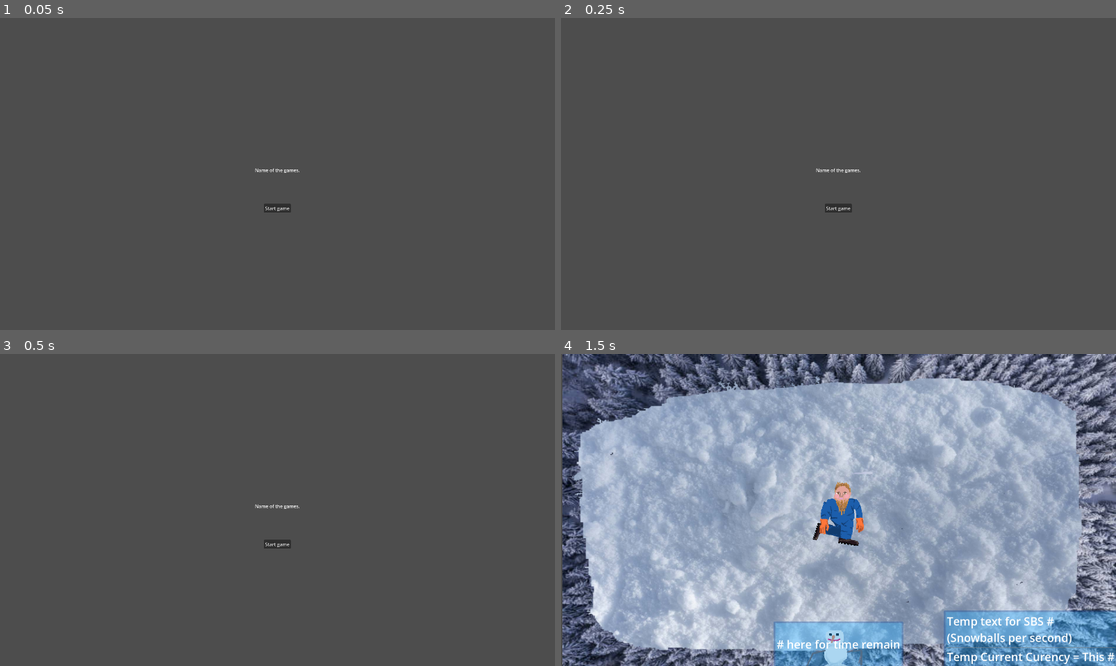
Above: before the commit, frames 1-4 (two rows, left to right).
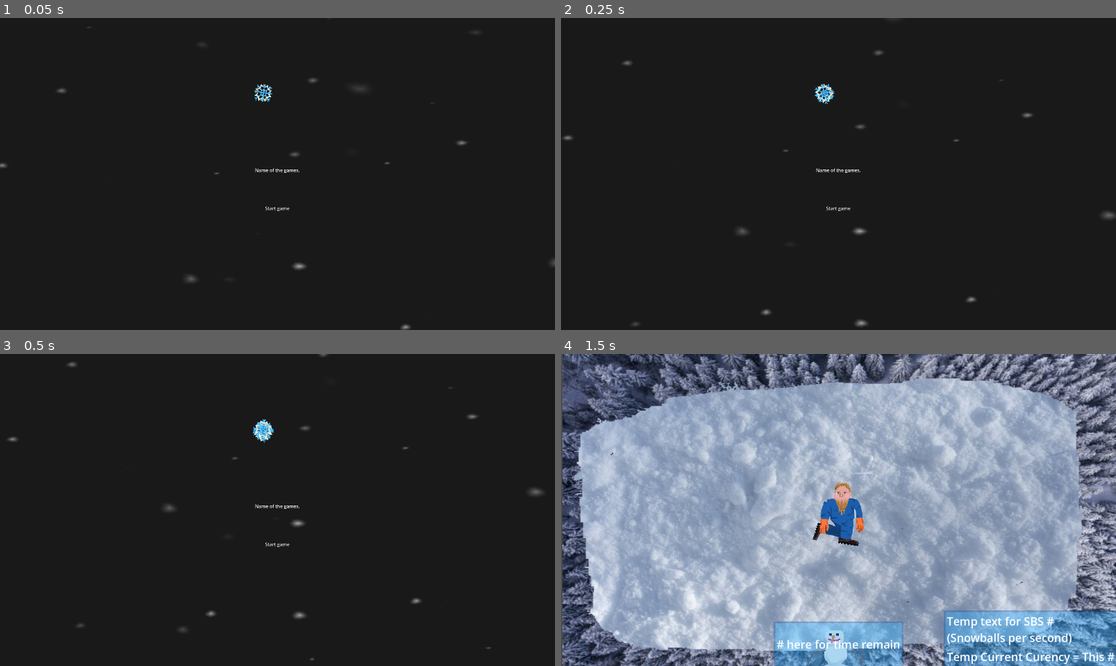
Above: after the commit, the same moments.

Repository: Parker-Vetter/snow-man-brawl
Game: Godot game, scene res://SceneManager/SceneManager.tscn
Same seed, same stepped clock (60 frames per second), same inputs: the game is played once before the commit and once after it.
Inputs:
- Up to frame 1 (0.05 s): no input
- Up to frame 2 (0.25 s): no input
- Up to frame 3 (0.5 s): no input
- Up to frame 4 (1.5 s): click "Start game" at 0.5 s; click "Fight" at 1.25 s

The runs differ from the first frame. In frame 1, 100% of the frame differs, in the area x 0-100%, y 0-100%; in frame 2, 100%; in frame 3, 100%; in frame 4, nothing differs.

Commit message:
2Dspawner spawns snowflakes

Diff:
--- a/MainMenu/MainMenu.tscn
+++ b/MainMenu/MainMenu.tscn
@@ -2,12 +2,22 @@
 
 [ext_resource type="Script" uid="uid://dtn2y2pep0n5q" path="res://MainMenu/main_menu.gd" id="1_otibh"]
 [ext_resource type="Shader" uid="uid://u4wuh4c7otrq" path="res://MainMenu/snowshader.gdshader" id="2_cruaa"]
+[ext_resource type="Texture2D" uid="uid://dgksxh1ugpsgr" path="res://MainGame/Assets/snowflake.png" id="3_b76km"]
 
-[sub_resource type="ShaderMaterial" id="ShaderMaterial_cruaa"]
+[sub_resource type="ShaderMaterial" id="ShaderMaterial_b76km"]
 shader = ExtResource("2_cruaa")
-shader_parameter/width = 0.5
-shader_parameter/speed = 0.5
+shader_parameter/width = 0.4390000208525
+shader_parameter/speed = 1.158000055005
 shader_parameter/num_of_layers = 5
+
+[sub_resource type="ParticleProcessMaterial" id="ParticleProcessMaterial_lbqne"]
+lifetime_randomness = 0.31
+particle_flag_disable_z = true
+angle_min = -720.0
+angle_max = 711.2
+angular_velocity_min = -346.67
+angular_velocity_max = 324.87997
+gravity = Vector3(0, 98, 0)
 
 [node name="MainMenu" type="Control" unique_id=1444026233]
 layout_mode = 3
@@ -18,9 +28,20 @@
 grow_vertical = 2
 script = ExtResource("1_otibh")
 
+[node name="ColorRect" type="ColorRect" parent="." unique_id=136100119]
+material = SubResource("ShaderMaterial_b76km")
+layout_mode = 1
+anchors_preset = 15
+anchor_right = 1.0
+anchor_bottom = 1.0
+grow_horizontal = 2
+grow_vertical = 2
+color = Color(0.11372549, 0.16078432, 0.25882354, 1)
+
 [node name="GPUParticles2D" type="GPUParticles2D" parent="." unique_id=1304011067]
-position = Vector2(981, 250)
-process_material = SubResource("ShaderMaterial_cruaa")
+position = Vector2(911, 259)
+texture = ExtResource("3_b76km")
+process_material = SubResource("ParticleProcessMaterial_lbqne")
 
 [node name="VBoxContainer" type="VBoxContainer" parent="." unique_id=1411306672]
 layout_mode = 1
